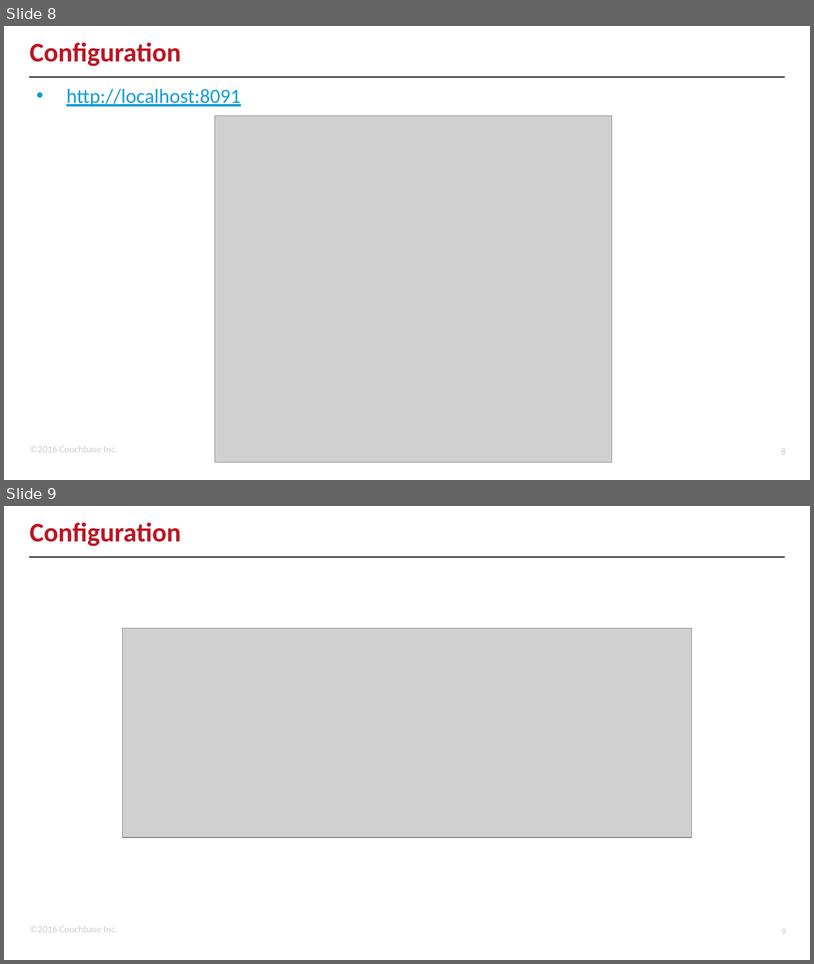
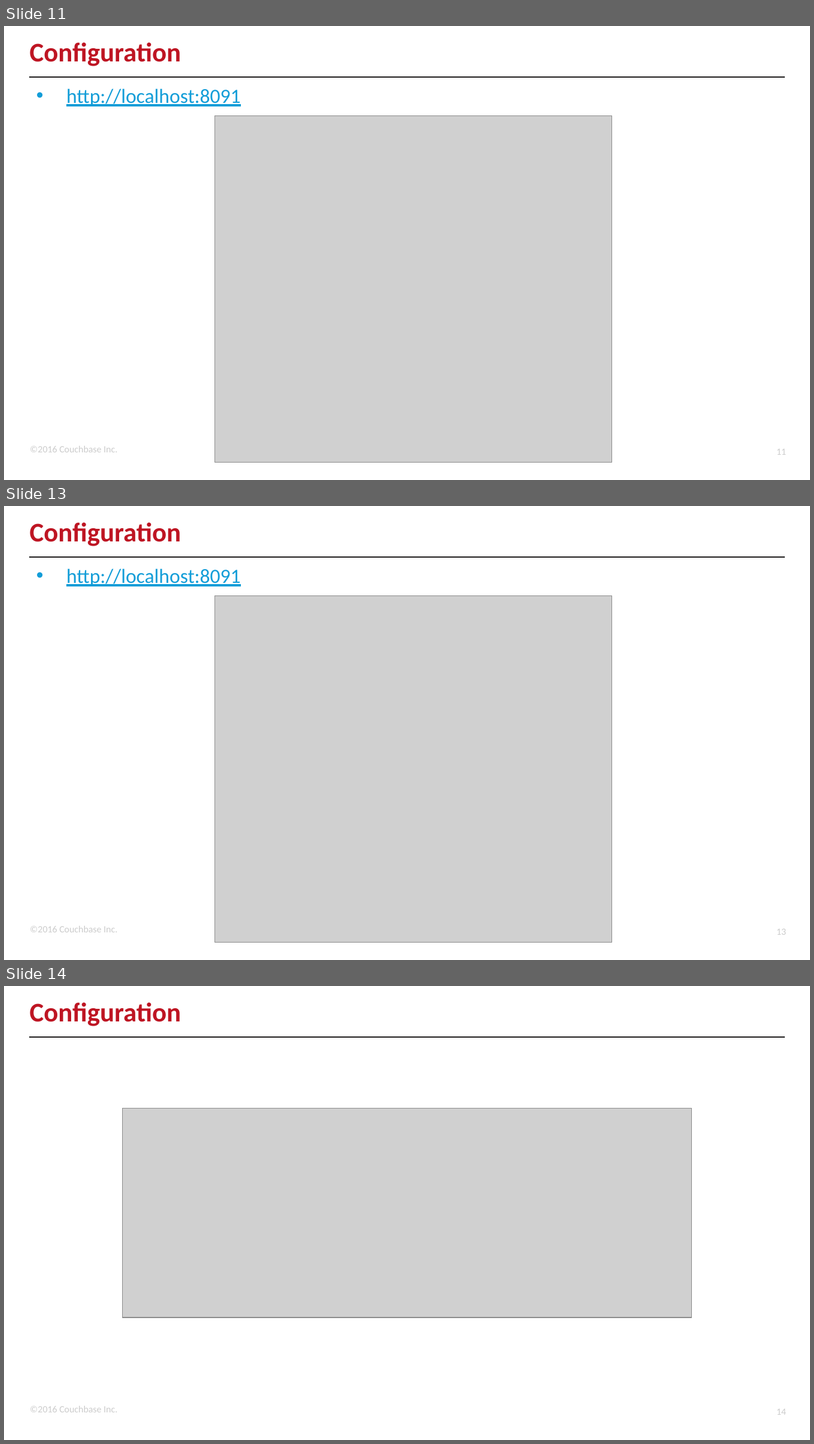
Before and after one commit to subalakr/workshop, a slide deck: connect2016/developer/01/01.pptx. Shown one above the other, each under a label of ours: slides 8 and 9 before the commit, slides 11, 13 and 14 after it; the slides between them are not shown. The pictures are 814x964 and 814x1444 pixels, drawn with LibreOffice and Linux fonts; fonts in the diff are those of the drawing; grey boxes stand for pictures; background and template pictures are left out. Boxes give left, top, right and bottom in pixels: in the first picture for what was removed or moved away, otherwise in the second. Text is boxed around its words. In the diff, an @@ line names an element or a change of style, - is before the commit and + after.

```diff
--- a/connect2016/developer/01/01.pptx
+++ b/connect2016/developer/01/01.pptx
@@ slide 13 added at (4,506,810,960), background #FFFFFF; not listed: 3 template elements that a slide beside it also shows @@
@@ title added at (30,522,182,546), 24 pt, text #BE1523, bold @@
+Configuration
@@ text added at (66,568,241,586), 18 pt, text #129DD8, underline @@
+• http://localhost:8091
@@ picture added at (215,595,612,942) @@
@@ what was slide 8 is now slide 11 @@
@@ page number at (777,448,786,454): text changed @@
-8
+11
@@ what was slide 9 is now slide 14 @@
@@ page number at (777,1408,786,1414): text changed @@
-9
+14
```
Also in this commit, not shown: 4 slides changed, 4 other slides added.
